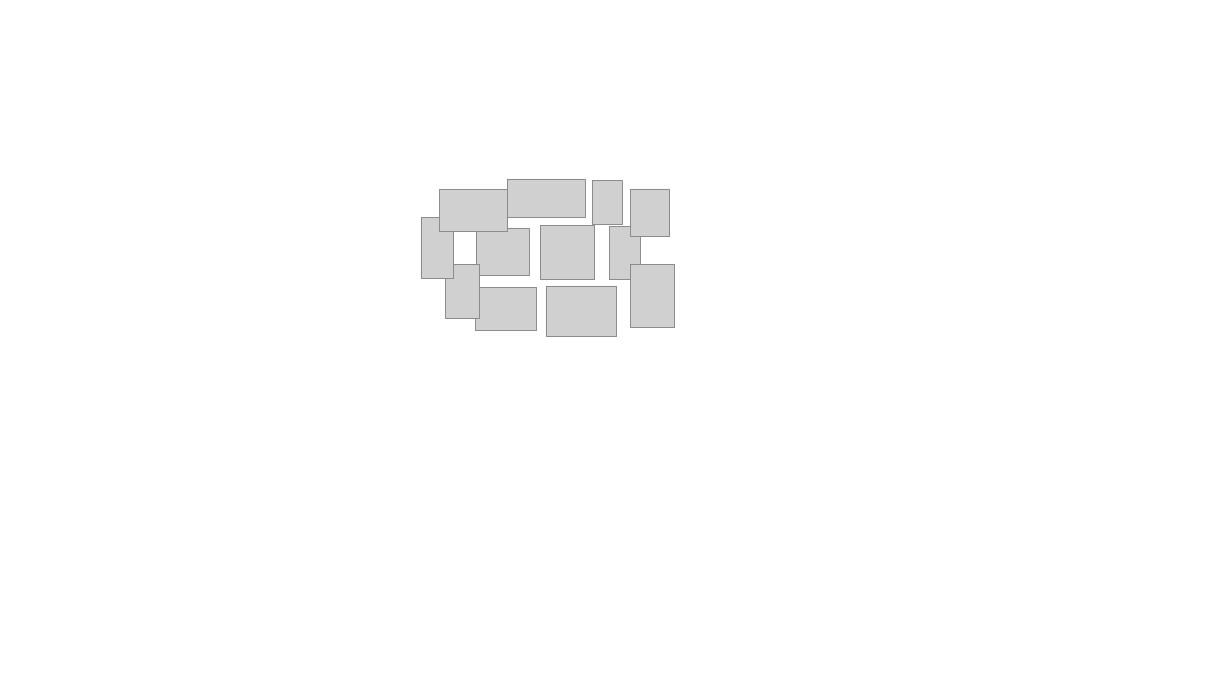
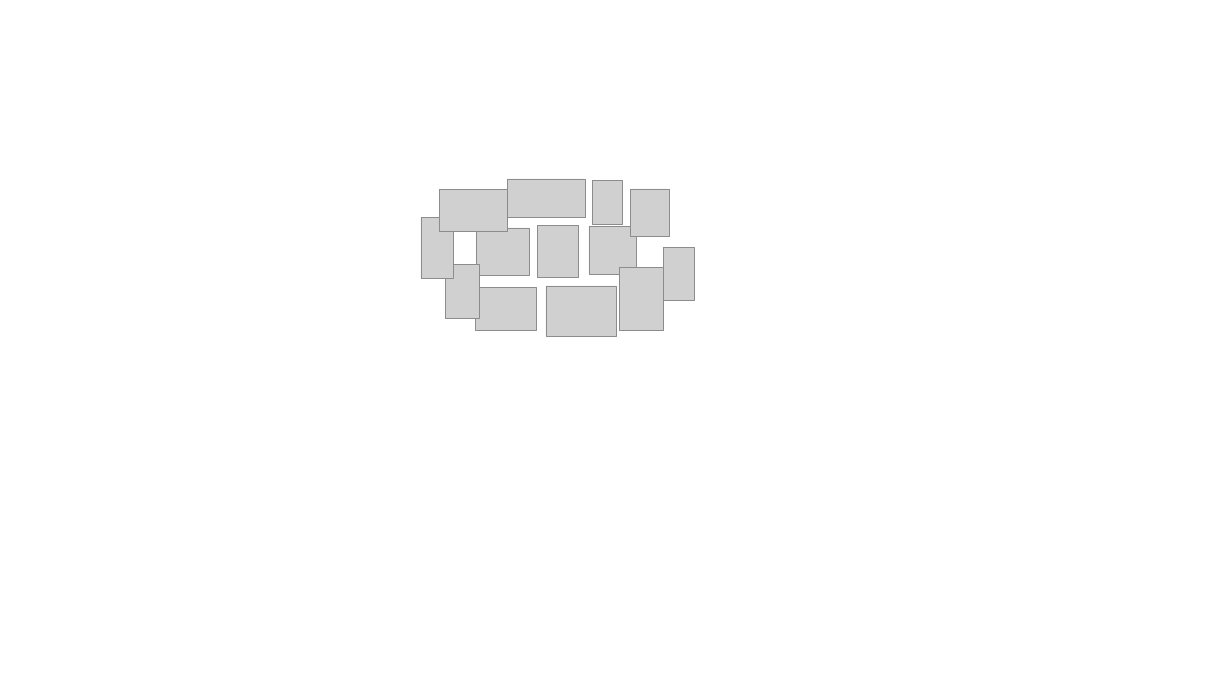
Before and after one commit to flyway/boxfuse.com, a slide deck: slide 46 of _sources/GettingStarted.pptx. Drawn at 1232x693 pixels with LibreOffice and Linux fonts; fonts in the diff are those of the drawing; grey boxes stand for pictures. Boxes give left, top, right and bottom in pixels: in the first picture for what was removed or moved away, otherwise in the second. Text is boxed around its words. In the diff, an @@ line names an element or a change of style, - is before the commit and + after.

```diff
--- a/_sources/GettingStarted.pptx
+++ b/_sources/GettingStarted.pptx
@@ picture added at <box>537,225,578,277</box> @@
@@ picture: place and size @@
-picture at <box>540,225,594,279</box>
+picture at <box>588,226,637,275</box>
@@ picture: place and size @@
-picture at <box>631,265,675,327</box>
+picture at <box>620,268,664,330</box>
@@ picture: place and size @@
-picture at <box>610,226,639,279</box>
+picture at <box>664,248,693,300</box>
```
Also in this commit, not shown: 17 other files.
